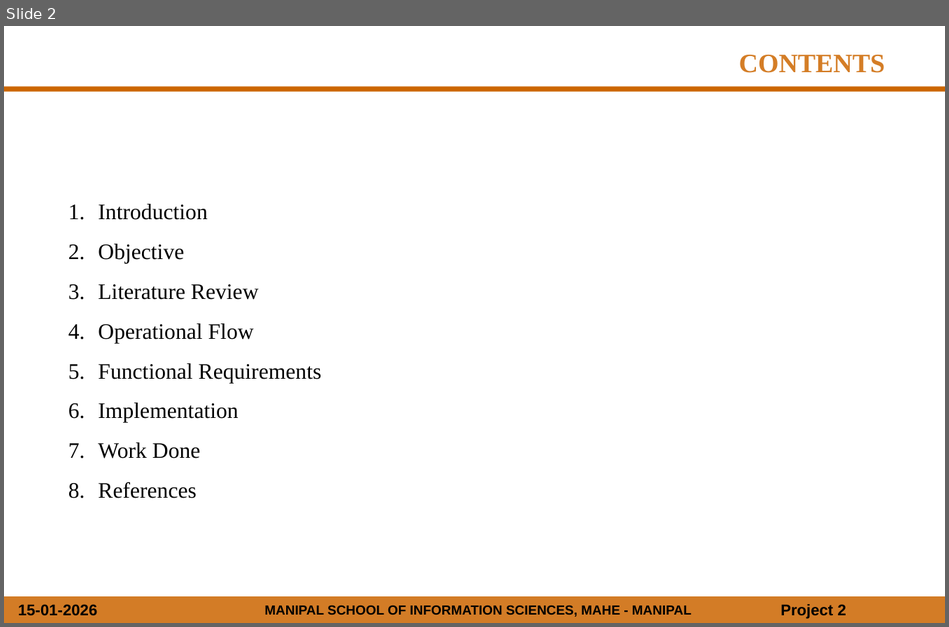
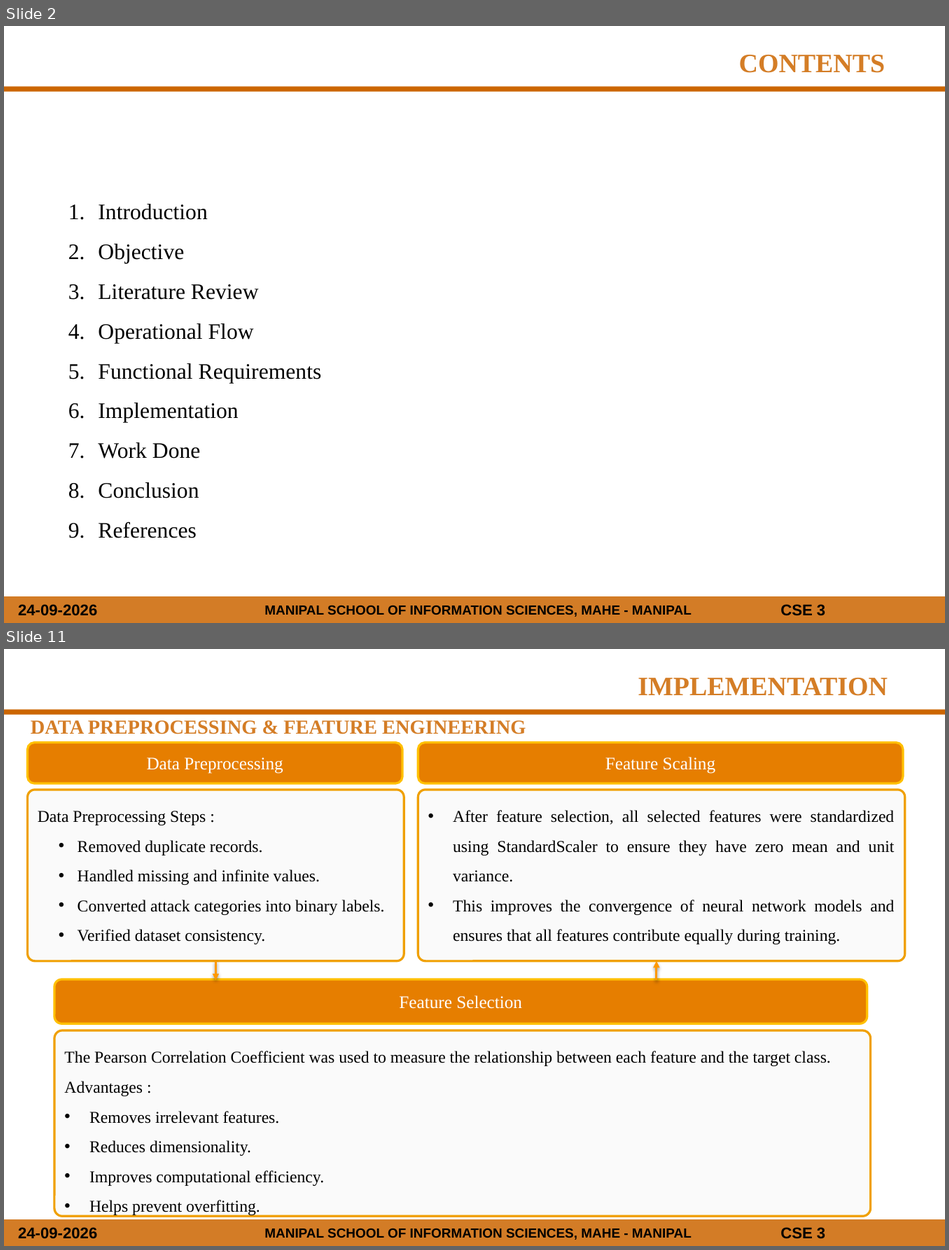
Before and after one commit to NitinKarthik01/AI_IDS, a slide deck: DOCS/Mini_Project_Presentation_Template.pptx. Shown one above the other, each under a label of ours: slide 2 before the commit, slides 2 and 11 after it; the slides between them are not shown. The pictures are 949x627 and 949x1250 pixels, drawn with LibreOffice and Linux fonts; fonts in the diff are those of the drawing; background and template pictures are left out. Boxes give left, top, right and bottom in pixels: in the first picture for what was removed or moved away, otherwise in the second. Text is boxed around its words. In the diff, an @@ line names an element or a change of style, - is before the commit and + after.

```diff
--- a/DOCS/Mini_Project_Presentation_Template.pptx
+++ b/DOCS/Mini_Project_Presentation_Template.pptx
@@ slide 11 added at bbox=[4, 649, 945, 1246], background #FFFFFF; not listed: 5 template elements that a slide beside it also shows @@
@@ text added at bbox=[638, 678, 887, 696], 24 pt, text #D47D26, bold @@
+IMPLEMENTATION
@@ text added at bbox=[31, 720, 526, 734], 18 pt, text #D47D26, bold @@
+DATA PREPROCESSING & FEATURE ENGINEERING
@@ rounded rectangle added at bbox=[28, 742, 403, 783], fill #E67E00, outline #FFC000 2 pt @@
@@ rounded rectangle added at bbox=[41, 746, 388, 779], 16 pt, text #FFFFFF @@
+Data Preprocessing
@@ rounded rectangle added at bbox=[418, 742, 903, 783], fill #E67E00, outline #FFC000 2 pt @@
@@ rounded rectangle added at bbox=[436, 746, 885, 779], 16 pt, text #FFFFFF @@
+Feature Scaling
@@ rounded rectangle added at bbox=[28, 790, 404, 961], fill #FAFAFA, outline #F0A000 2 pt, 15 pt, text #000000 @@
+Data Preprocessing Steps :
+  • Removed duplicate records.
+  • Handled missing and infinite values.
+  • Converted attack categories into binary labels.
+  • Verified dataset consistency.
@@ rounded rectangle added at bbox=[418, 790, 905, 961], fill #FAFAFA, outline #F0A000 2 pt, 15 pt, text #000000 @@
+• After feature selection, all selected features were standardized using StandardScaler to ensure they have zero mean and unit variance.
+• This improves the convergence of neural network models and ensures that all features contribute equally during training.
@@ arrow added from (216, 961) to (216, 980), #FF9900 2 pt @@
@@ arrow added from (656, 980) to (656, 961), #FF9900 2 pt @@
@@ rounded rectangle added at bbox=[54, 979, 866, 1024], fill #E67E00, outline #FFC000 2 pt @@
@@ rounded rectangle added at bbox=[84, 984, 836, 1019], 16 pt, text #FFFFFF @@
+Feature Selection
@@ rounded rectangle added at bbox=[54, 1031, 870, 1216], fill #FAFAFA, outline #F0A000 2 pt, 15 pt, text #000000 @@
+The Pearson Correlation Coefficient was used to measure the relationship between each feature and the target class.
+Advantages :
+• Removes irrelevant features.
+• Reduces dimensionality.
+• Improves computational efficiency.
+• Helps prevent overfitting.
@@ slide 2 changed as well @@
@@ text at bbox=[98, 482, 199, 498]: paragraph added @@
+8. Conclusion
@@ text at bbox=[18, 604, 97, 616]: text changed @@
-15-01-2026
+24-09-2026
@@ text at bbox=[780, 604, 825, 616]: text changed @@
-Project 2
+CSE 3
```
Also in this commit, not shown: 5 other slides changed, 15 other slides added, 5 slides removed, 1 other file.
